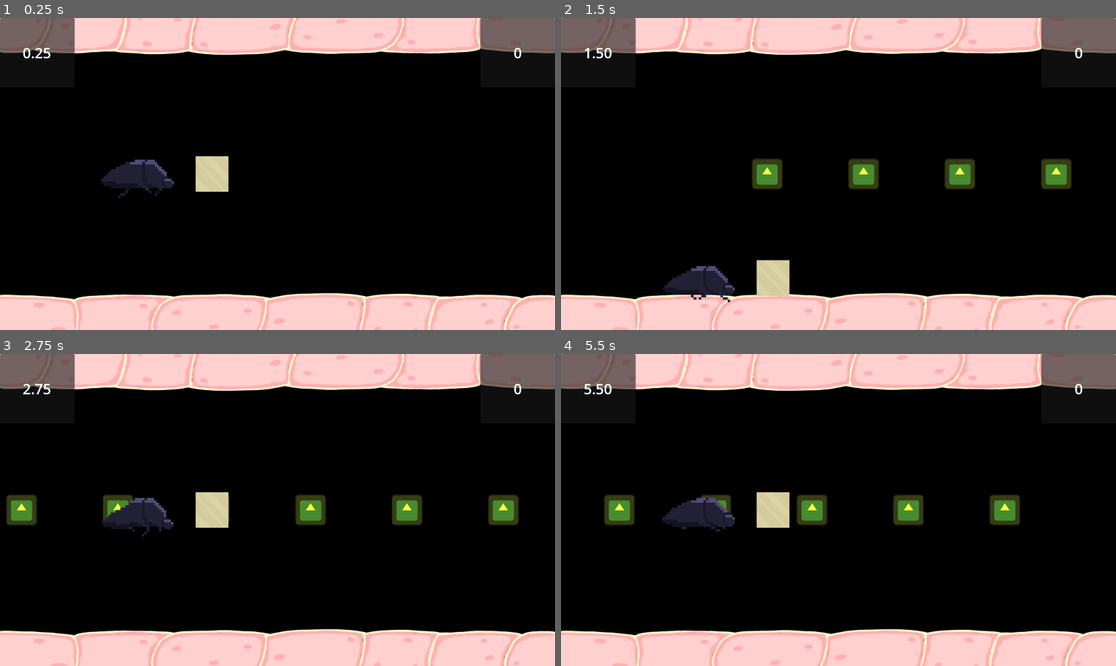
Above: before the commit, frames 1-4 (two rows, left to right).
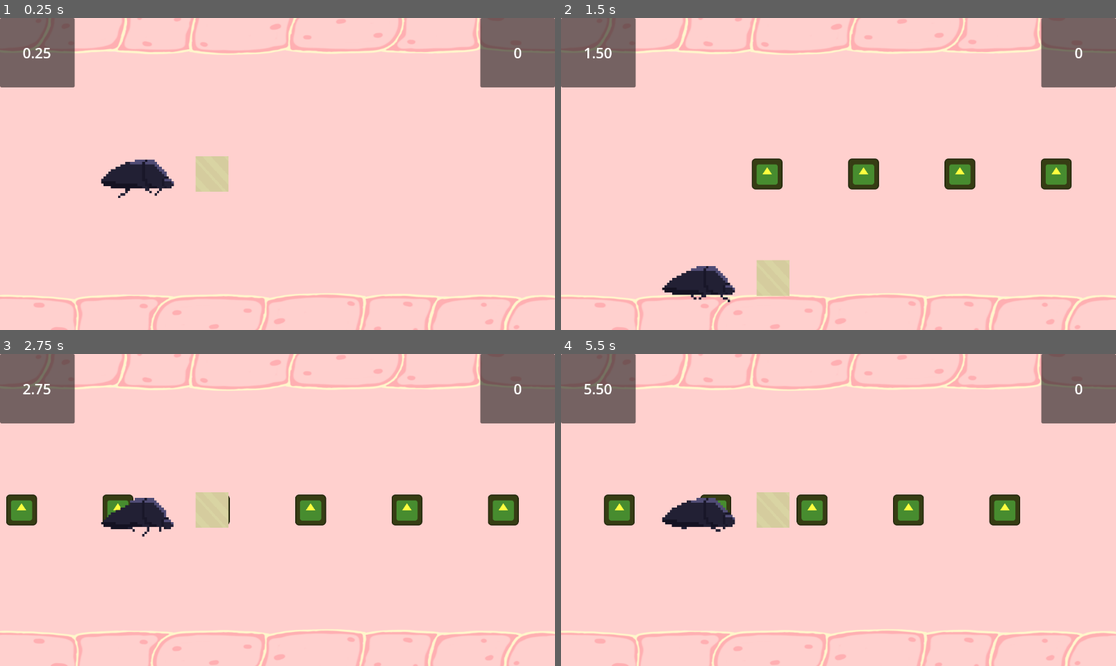
Above: after the commit, the same moments.

Repository: milnej/EscapeFromFrog
Game: Godot game, scene res://Scene/guts.tscn
The game is run twice, just before and just after one commit, with the same random seed, the same clock (stepped at 60 frames per second) and the same inputs. The engine's default icon, where the game draws it, is replaced by a stand-in: a white triangle on a blue panel in a dark square.
Inputs:
- Up to frame 1 (0.25 s): no input
- Up to frame 2 (1.5 s): hold L (note_right) 0.53-1.28 s; tap Space (beetle_attack) at 0.6 s; tap D (beetle_bottom) at 1.35 s
- Up to frame 3 (2.75 s): hold L (note_right) from 2.03 s (still down); tap S (beetle_middle) at 2.1 s
- Up to frame 4 (5.5 s): tap one key every 0.75 s from 2.85 s: A (beetle_top) Space (beetle_attack) D (beetle_bottom) S (beetle_middle); release L (note_right) at 3.53 s

The runs differ from the first frame. In frame 1, 76% of the frame differs, in the area x 0-100%, y 0-100%; in frame 2, 74%; in frame 3, 74%; in frame 4, 74%.

Commit message:
added pink background

Diff:
--- a/road.tscn
+++ b/road.tscn
@@ -1,17 +1,16 @@
 [gd_scene load_steps=4 format=3 uid="uid://be3odupd3c40n"]
 
 [ext_resource type="Script" path="res://road.gd" id="1_6cq6f"]
-[ext_resource type="Texture2D" uid="uid://bs6r4ygmfwj0x" path="res://icon.svg" id="1_aravj"]
 [ext_resource type="PackedScene" uid="uid://clg447qeer1wv" path="res://note_picker.tscn" id="2_01g0b"]
+[ext_resource type="Texture2D" uid="uid://cx6s8571167nb" path="res://Resources/Sprites/barrier.png" id="2_h0bfu"]
 
 [node name="Road" type="Node2D"]
 script = ExtResource("1_6cq6f")
 
 [node name="Sprite2D" type="Sprite2D" parent="."]
-modulate = Color(0, 0, 0, 1)
 texture_filter = 1
-scale = Vector2(15, 15)
-texture = ExtResource("1_aravj")
+scale = Vector2(38.7398, 142.187)
+texture = ExtResource("2_h0bfu")
 
 [node name="NotePickerLeft" parent="." instance=ExtResource("2_01g0b")]
 position = Vector2(-96, 104)
